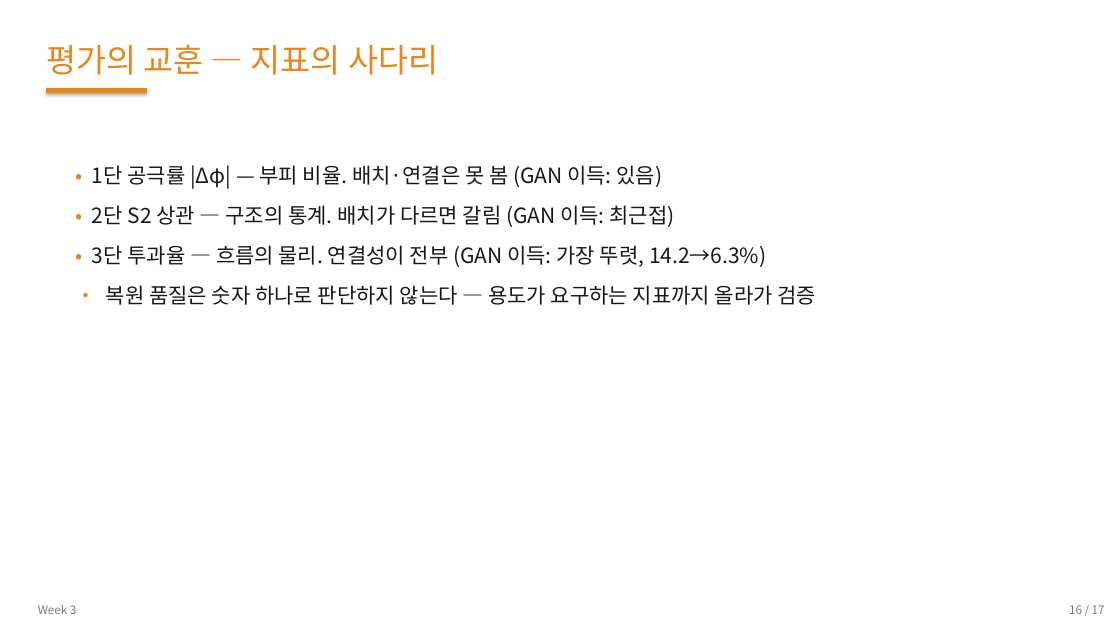
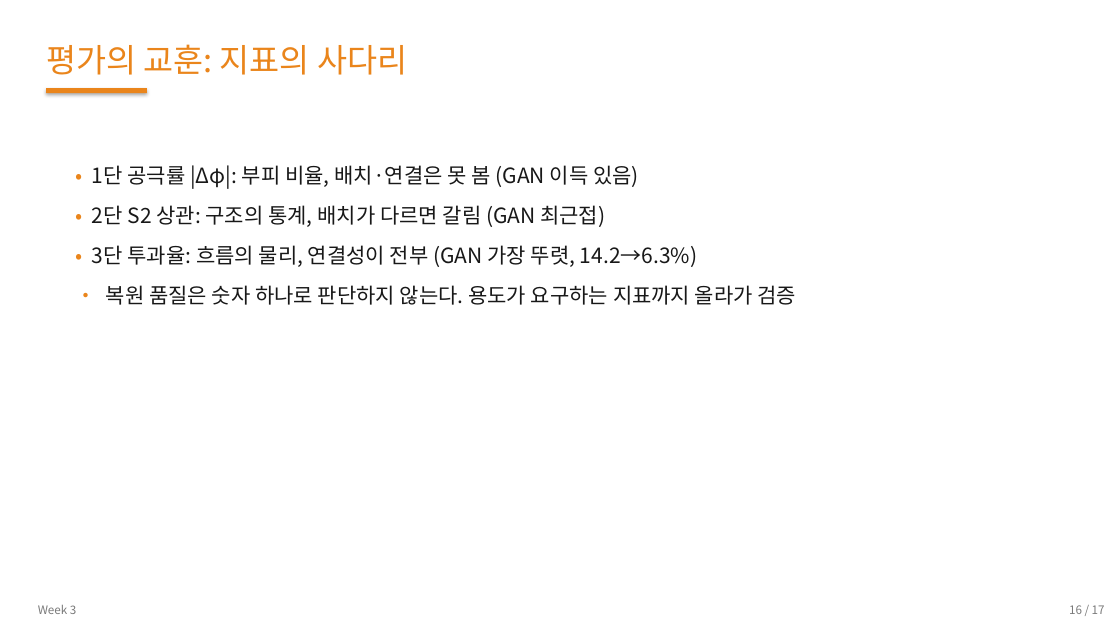
Before and after one commit to 01willy/Digital_rock_DL_Education, a slide deck: slide 16 of web/downloads/shared/w3/W3.pptx. Drawn at 1120x630 pixels with LibreOffice and Linux fonts; fonts in the diff are those of the drawing. Boxes give left, top, right and bottom in pixels: in the first picture for what was removed or moved away, otherwise in the second. Text is boxed around its words. In the diff, an @@ line names an element or a change of style, - is before the commit and + after.

```diff
--- a/web/downloads/shared/w3/W3.pptx
+++ b/web/downloads/shared/w3/W3.pptx
@@ text at (x1=46, y1=44, x2=407, y2=75): text changed @@
-평가의 교훈 — 지표의 사다리
+평가의 교훈: 지표의 사다리
@@ text at (x1=92, y1=165, x2=797, y2=305): text changed @@
-• 1단 공극률 |Δφ| — 부피 비율. 배치·연결은 못 봄 (GAN 이득: 있음)
-• 2단 S2 상관 — 구조의 통계. 배치가 다르면 갈림 (GAN 이득: 최근접)
-• 3단 투과율 — 흐름의 물리. 연결성이 전부 (GAN 이득: 가장 뚜렷, 14.2→6.3%)
-• 복원 품질은 숫자 하나로 판단하지 않는다 — 용도가 요구하는 지표까지 올라가 검증
+• 1단 공극률 |Δφ|: 부피 비율, 배치·연결은 못 봄 (GAN 이득 있음)
+• 2단 S2 상관: 구조의 통계, 배치가 다르면 갈림 (GAN 최근접)
+• 3단 투과율: 흐름의 물리, 연결성이 전부 (GAN 가장 뚜렷, 14.2→6.3%)
+• 복원 품질은 숫자 하나로 판단하지 않는다. 용도가 요구하는 지표까지 올라가 검증
```
Also in this commit, not shown: 14 other slides changed, 25 other files.
